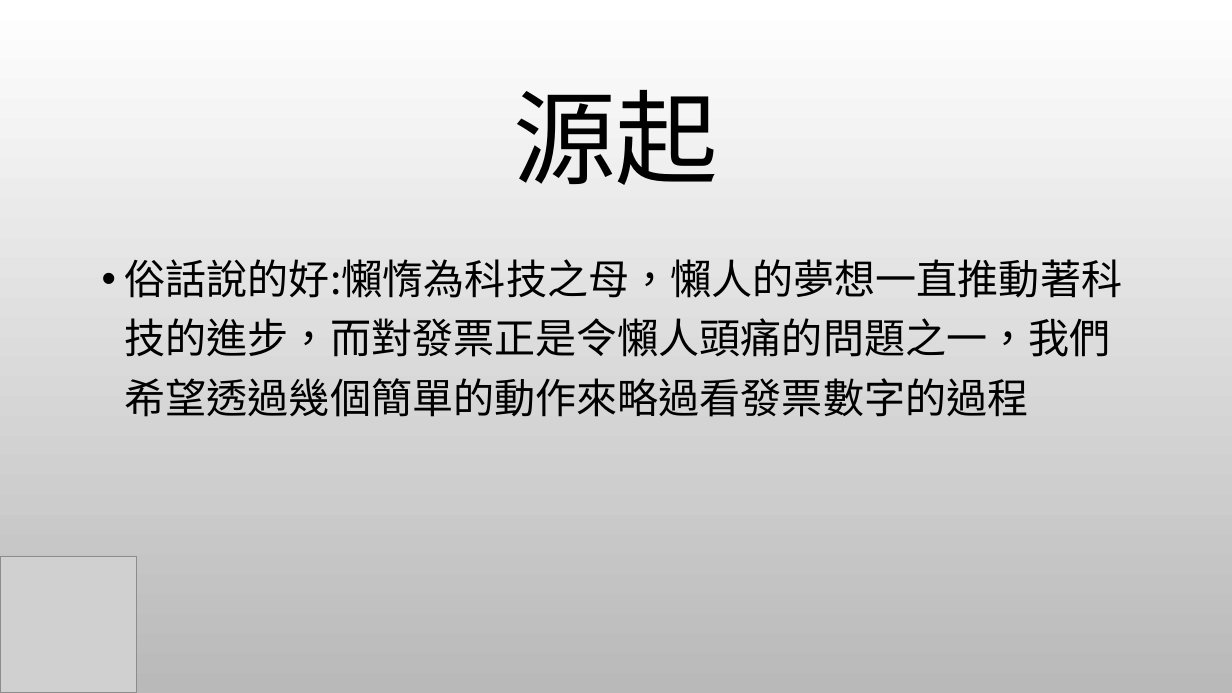
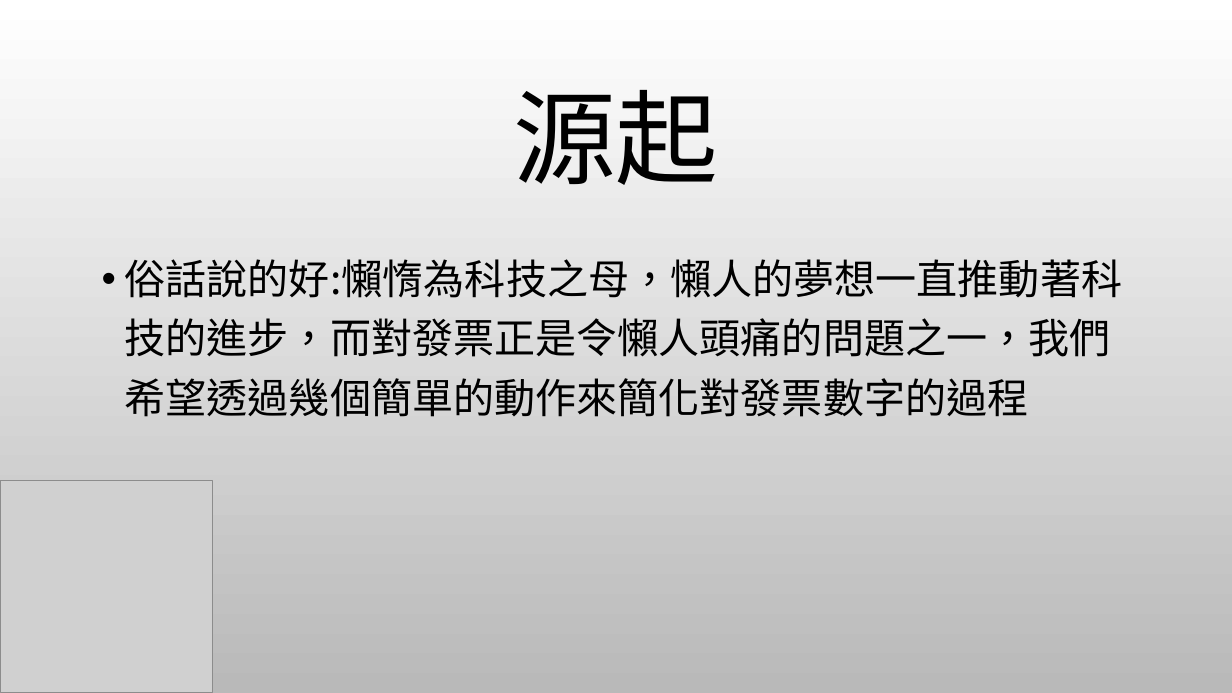
Before and after one commit to SITCON-camp-2016/Hackthon-Team-3, a slide deck: slide 2 of 懶人對發票機.pptx. Drawn at 1232x693 pixels with LibreOffice and Linux fonts; fonts in the diff are those of the drawing; grey boxes stand for pictures; background and template pictures are left out. Boxes give left, top, right and bottom in pixels: in the first picture for what was removed or moved away, otherwise in the second. Text is boxed around its words. In the diff, an @@ line names an element or a change of style, - is before the commit and + after.

Commit message:
II

```diff
--- a/懶人對發票機.pptx
+++ b/懶人對發票機.pptx
@@ text at [125, 259, 1123, 417]: text changed @@
-• 俗話說的好:懶惰為科技之母，懶人的夢想一直推動著科技的進步，而對發票正是令懶人頭痛的問題之一，我們希望透過幾個簡單的動作來略過看發票數字的過程
+• 俗話說的好:懶惰為科技之母，懶人的夢想一直推動著科技的進步，而對發票正是令懶人頭痛的問題之一，我們希望透過幾個簡單的動作來簡化對發票數字的過程
@@ picture: place and size @@
-picture at [0, 556, 137, 693]
+picture at [0, 481, 213, 693]
```
Also in this commit, not shown: 2 other slides changed, 2 slides added, 2 slides removed.
